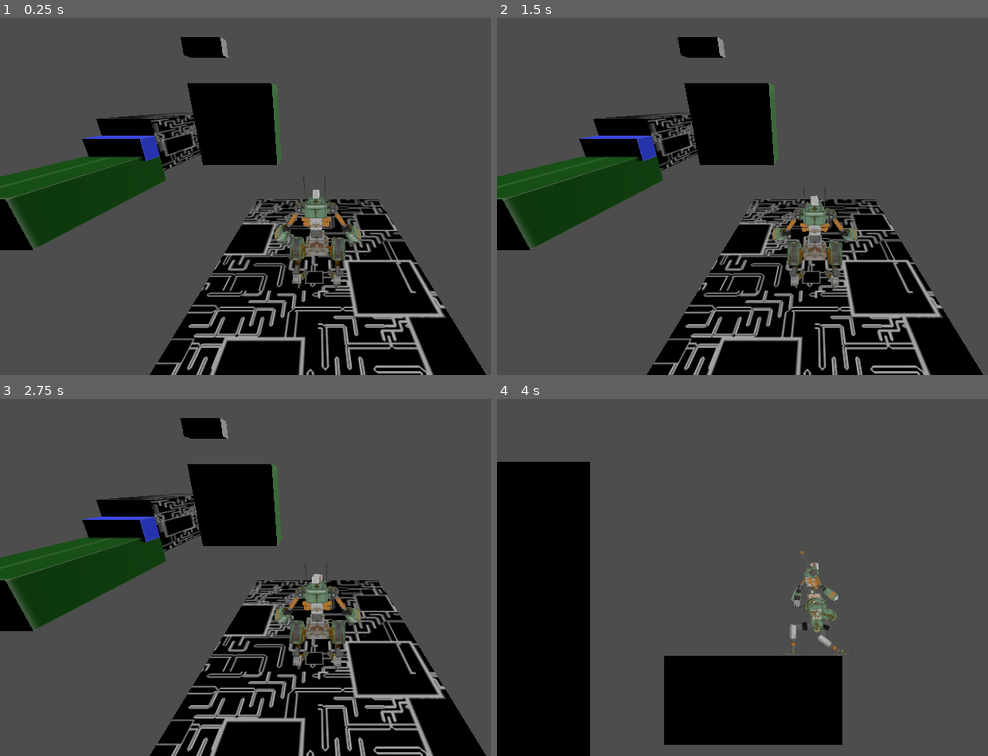
Above: before the commit, frames 1-4 (two rows, left to right).
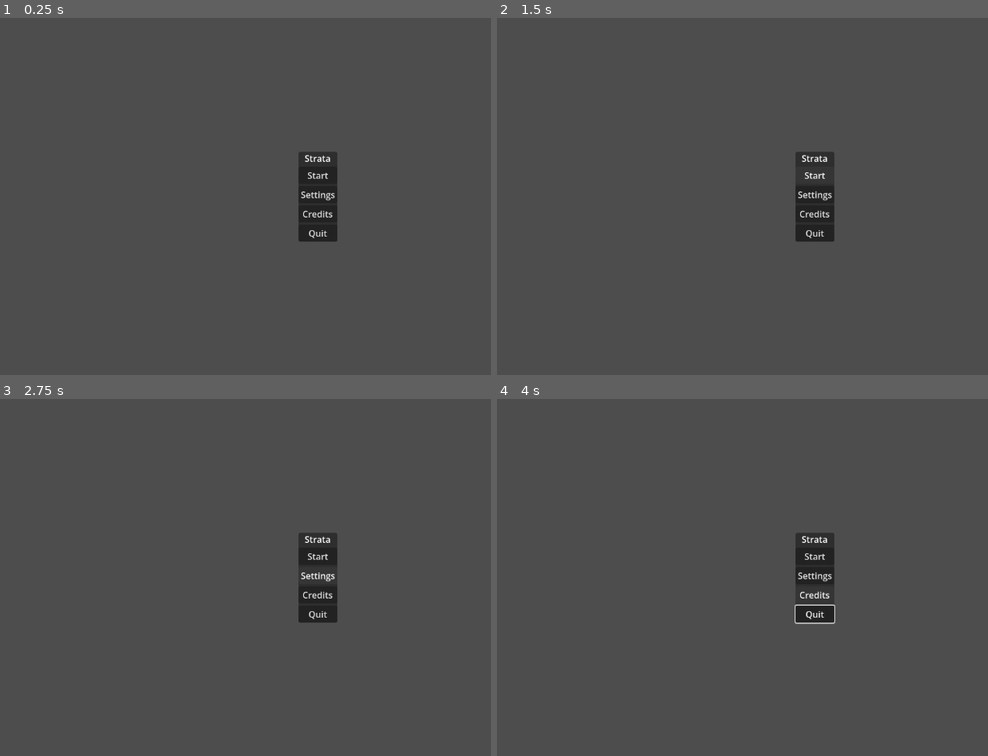
Above: after the commit, the same moments.

Repository: iriake/strata-project
Game: Godot game, scene res://ui/MainMenu.tscn
The game is run twice, just before and just after one commit, with the same random seed, the same clock (stepped at 60 frames per second) and the same inputs. Before the commit the project starts from res://scenes/levels/level_1.tscn.
Inputs (mouse positions are in pixels of both pictures, inside the frame that each line leads up to):
- Up to frame 1 (0.25 s): no input
- Up to frame 2 (1.5 s): click (816, 175) at 0.5 s, where only the run after the commit has a clickable "Start"; click (816, 175) at 1.25 s, where only the run after the commit has a clickable "Start"
- Up to frame 3 (2.75 s): click (319, 573) at 2 s, where only the run after the commit has a clickable "Settings"
- Up to frame 4 (4 s): click (816, 595) at 2.75 s, where only the run after the commit has a clickable "Credits"; hold D (move_right) from 3.53 s (still down); hold Tab (change_dimension) from 3.53 s (still down)

The runs differ from the first frame. In frame 1, 34% of the frame differs, in the area x 0-100%, y 5-100%; in frame 2, 33%; in frame 3, 33%; in frame 4, 27%.

Commit message:
fix: project file

Diff:
--- a/project.godot
+++ b/project.godot
@@ -11,7 +11,7 @@
 [application]
 
 config/name="strata"
-run/main_scene="uid://c4qc1r0xgkxha"
+run/main_scene="uid://byk7mffodrktd"
 config/features=PackedStringArray("4.6", "Forward Plus")
 config/icon="res://icon.svg"
 
